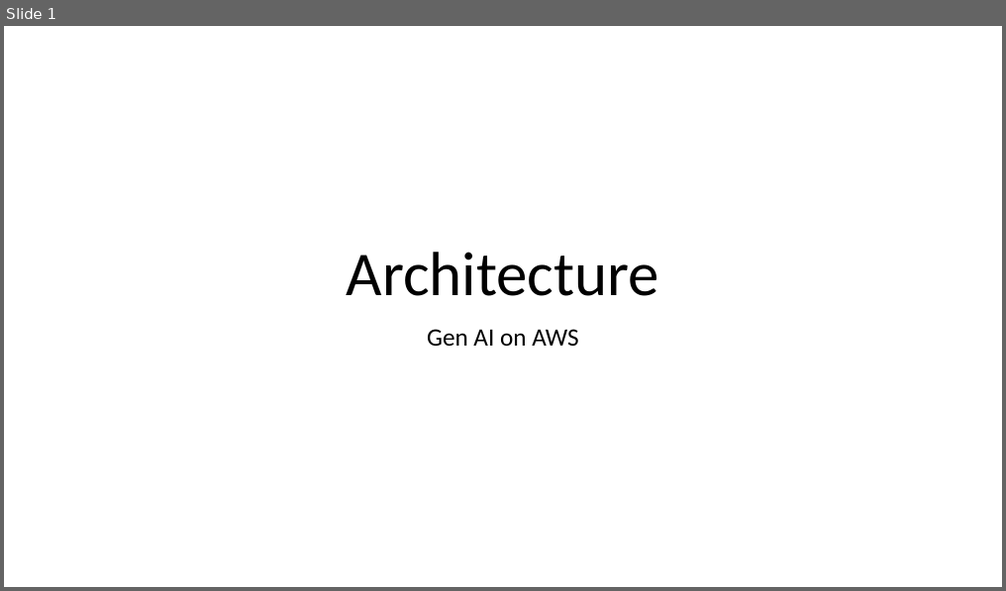
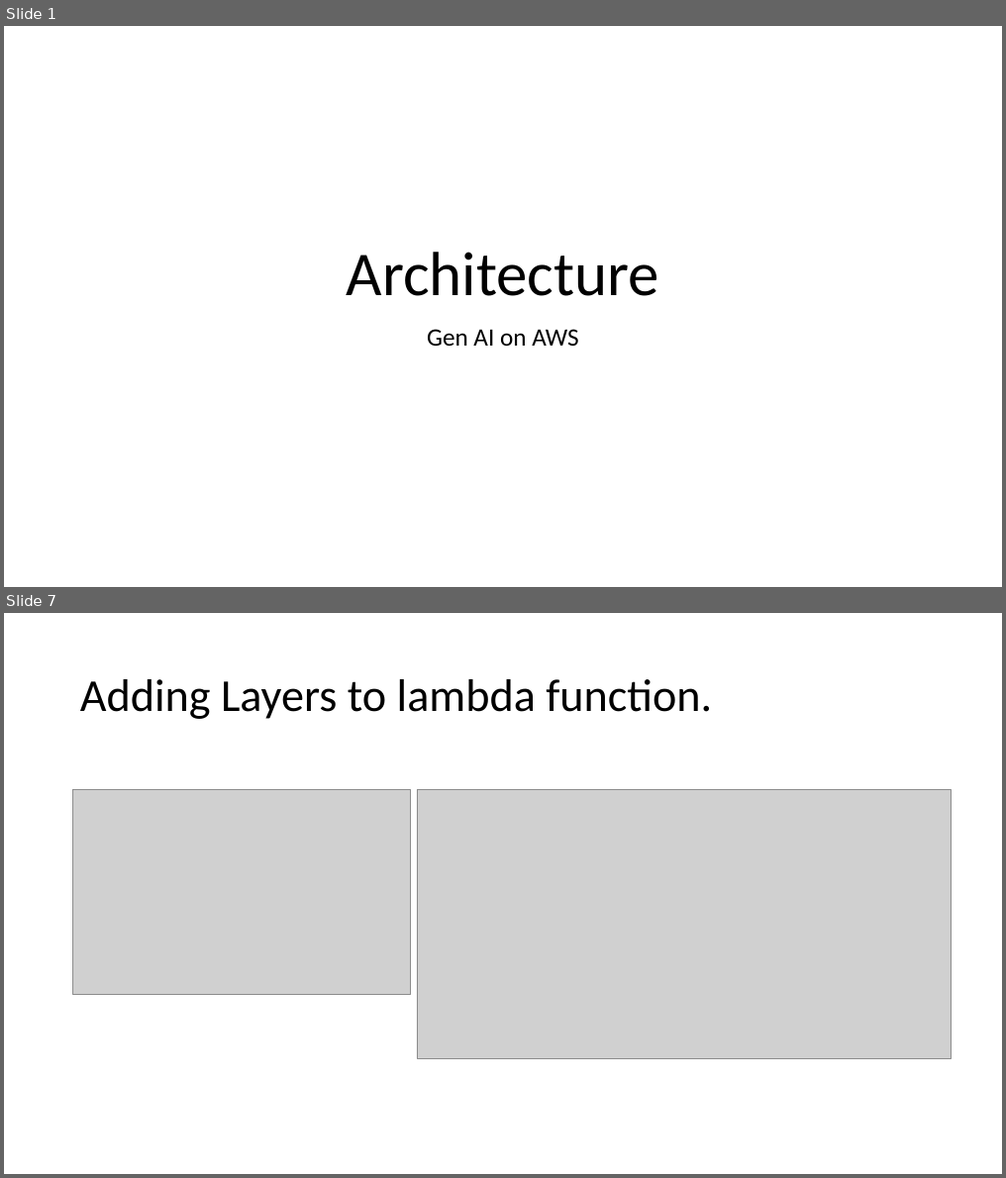
Before and after one commit to shubh2ds/gen-ai-app-aws, a slide deck: Architecture/gen-ai-app-architecture.pptx. Shown one above the other, each under a label of ours: slide 1 before the commit, slides 1 and 7 after it; the slides between them are not shown. The pictures are 1006x591 and 1006x1178 pixels, drawn with LibreOffice and Linux fonts; fonts in the diff are those of the drawing; grey boxes stand for pictures. Boxes give left, top, right and bottom in pixels: in the first picture for what was removed or moved away, otherwise in the second. Text is boxed around its words. In the diff, an @@ line names an element or a change of style, - is before the commit and + after.

Commit message:
Gen AI scalable APP backend Developed on AWS using bedrock,lambda,s3 and api gateway service and routing done for dev stage.

```diff
--- a/Architecture/gen-ai-app-architecture.pptx
+++ b/Architecture/gen-ai-app-architecture.pptx
@@ slide 7 added at (x1=4, y1=613, x2=1002, y2=1174), background #FFFFFF @@
@@ title added at (x1=80, y1=679, x2=712, y2=719), 44 pt, text #000000 @@
+Adding Layers to lambda function.
@@ picture added at (x1=73, y1=789, x2=411, y2=995) @@
@@ picture added at (x1=417, y1=789, x2=951, y2=1059) @@
```
Also in this commit, not shown: 1 slide changed, 12 other slides added, 4 other files.
